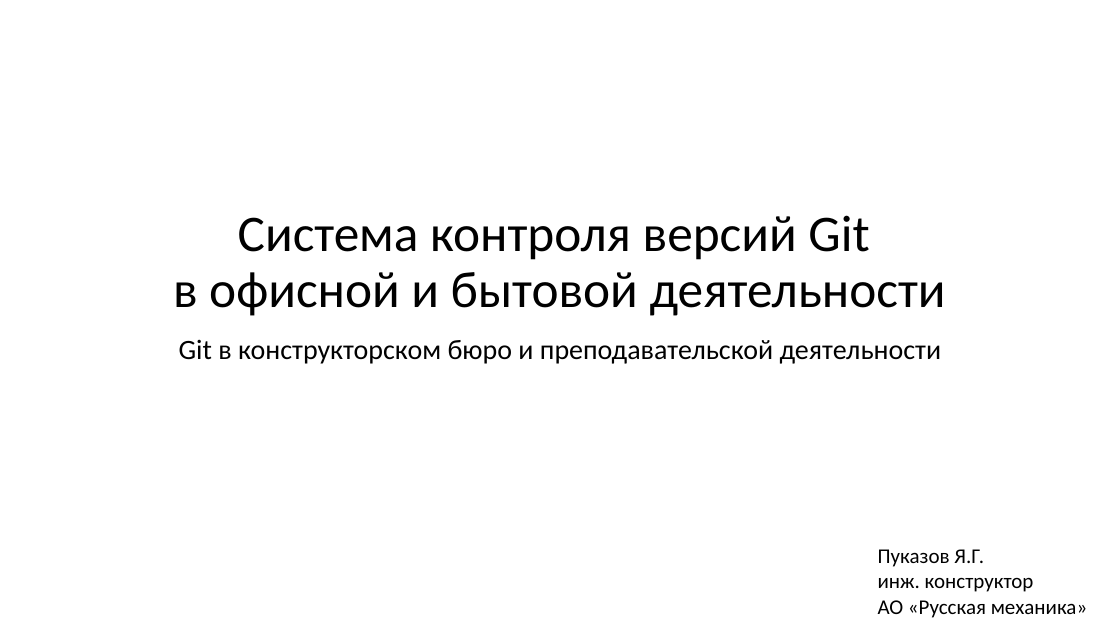
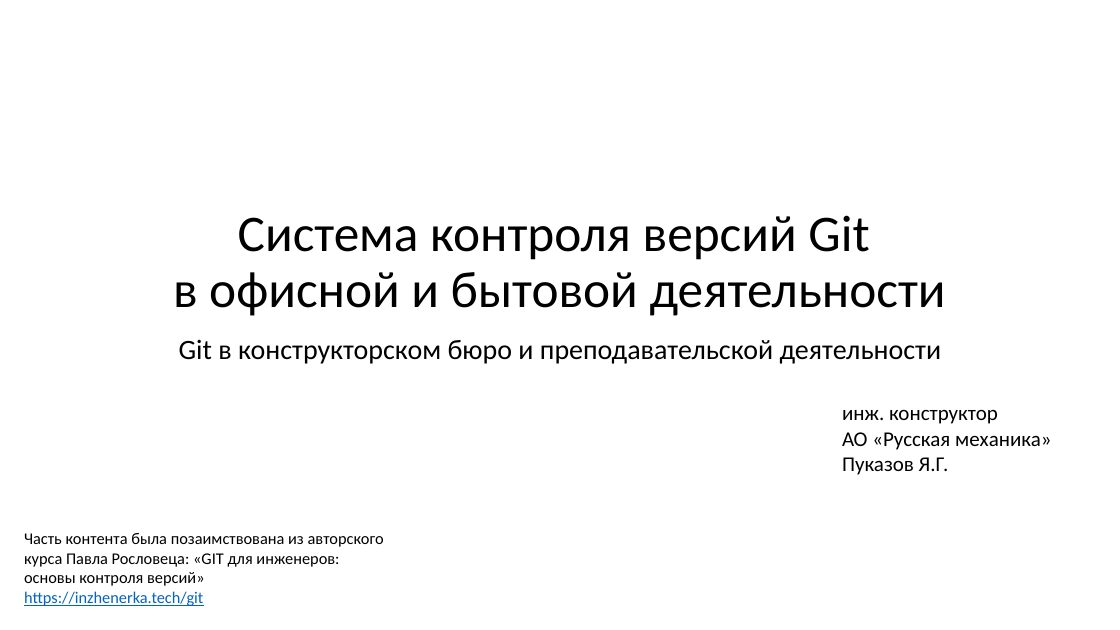
Before and after one commit to yaroslav-pukazov/Git-in-CAD, a slide deck: slide 1 of Презентация Microsoft PowerPoint.pptx. Drawn at 1120x630 pixels with LibreOffice and Linux fonts; fonts in the diff are those of the drawing. Boxes give left, top, right and bottom in pixels: in the first picture for what was removed or moved away, otherwise in the second. Text is boxed around its words. In the diff, an @@ line names an element or a change of style, - is before the commit and + after.

```diff
--- a/Презентация Microsoft PowerPoint.pptx
+++ b/Презентация Microsoft PowerPoint.pptx
@@ text "инж. конструктор": place and size @@
-text "инж. конструктор" at bbox=[878, 549, 1087, 618]
+text "инж. конструктор" at bbox=[842, 409, 1051, 475]
@@ text at bbox=[842, 457, 949, 475]: paragraph added @@
+Пуказов Я.Г.
@@ text added at bbox=[24, 533, 384, 606], 14 pt, text #000000 @@
+Часть контента была позаимствована из авторского курса Павла Рословеца: «GIT для инженеров: основы контроля версий»
+https://inzhenerka.tech/git
@@ text at bbox=[878, 549, 984, 567]: paragraph removed @@
-Пуказов Я.Г.
```
Also in this commit, not shown: 2 other slides changed, 4 slides added, 3 slides removed.
